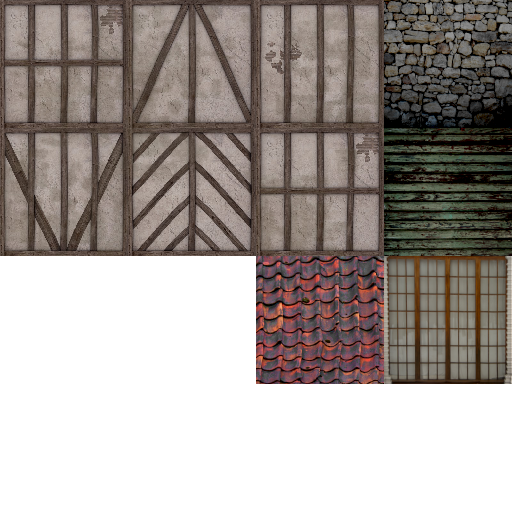
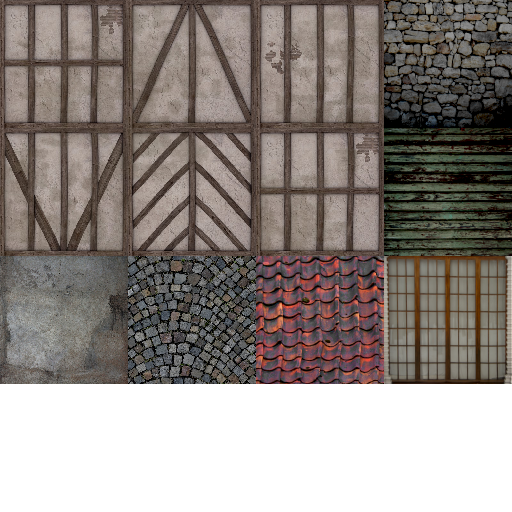
Before/after of a 512×512 layered artwork. What changed in the layer stack:
painted on "Background" over left=0, top=256, right=256, bottom=384
